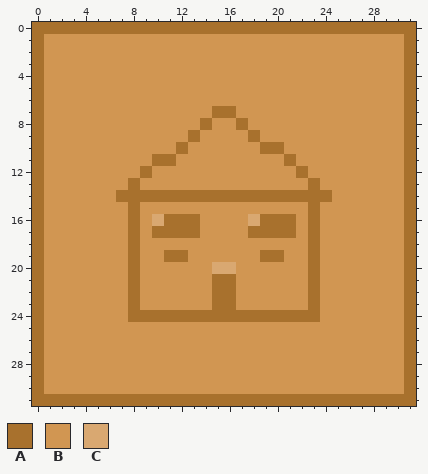
Two states of a pixel-art sprite, 1.png. That is the earlier state.
Colours within 5 levels of each other are drawn and written as one.
Palette (. is transparent): A #a8712d  B #d19652  C #d9a871
Pixels before, first column x 0:
 0 AAAAAAAAAAAAAAAAAAAAAAAAAAAAAAAA
 1 ABBBBBBBBBBBBBBBBBBBBBBBBBBBBBBA
 2 ABBBBBBBBBBBBBBBBBBBBBBBBBBBBBBA
 3 ABBBBBBBBBBBBBBBBBBBBBBBBBBBBBBA
 4 ABBBBBBBBBBBBBBBBBBBBBBBBBBBBBBA
 5 ABBBBBBBBBBBBBBBBBBBBBBBBBBBBBBA
 6 ABBBBBBBBBBBBBBBBBBBBBBBBBBBBBBA
 7 ABBBBBBBBBBBBBBAABBBBBBBBBBBBBBA
 8 ABBBBBBBBBBBBBABBABBBBBBBBBBBBBA
 9 ABBBBBBBBBBBBABBBBABBBBBBBBBBBBA
10 ABBBBBBBBBBBABBBBBBAABBBBBBBBBBA
11 ABBBBBBBBBAABBBBBBBBBABBBBBBBBBA
12 ABBBBBBBBABBBBBBBBBBBBABBBBBBBBA
13 ABBBBBBBABBBBBBBBBBBBBBABBBBBBBA
14 ABBBBBBAAAAAAAAAAAAAAAAAABBBBBBA
15 ABBBBBBBABBBBBBBBBBBBBBABBBBBBBA
16 ABBBBBBBABCAAABBBBCAAABABBBBBBBA
17 ABBBBBBBABAAAABBBBAAAABABBBBBBBA
18 ABBBBBBBABBBBBBBBBBBBBBABBBBBBBA
19 ABBBBBBBABBAABBBBBBAABBABBBBBBBA
20 ABBBBBBBABBBBBBCCBBBBBBABBBBBBBA
21 ABBBBBBBABBBBBBAABBBBBBABBBBBBBA
22 ABBBBBBBABBBBBBAABBBBBBABBBBBBBA
23 ABBBBBBBABBBBBBAABBBBBBABBBBBBBA
24 ABBBBBBBAAAAAAAAAAAAAAAABBBBBBBA
25 ABBBBBBBBBBBBBBBBBBBBBBBBBBBBBBA
26 ABBBBBBBBBBBBBBBBBBBBBBBBBBBBBBA
27 ABBBBBBBBBBBBBBBBBBBBBBBBBBBBBBA
28 ABBBBBBBBBBBBBBBBBBBBBBBBBBBBBBA
29 ABBBBBBBBBBBBBBBBBBBBBBBBBBBBBBA
30 ABBBBBBBBBBBBBBBBBBBBBBBBBBBBBBA
31 AAAAAAAAAAAAAAAAAAAAAAAAAAAAAAAA
New version:
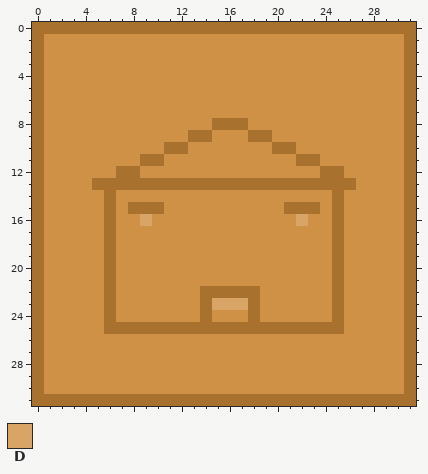
Colours new in this view: D #d9a566
Difference:
file 256x256 -> 320x320 pixels (blocks of 8x8 -> 10x10; one block is one cell here)
colour B: #d19652 -> #cf9146
y 7: x 15..16 AA -> BB
y 8: x 14..16 ABB -> BAA
y 9: x 14 B -> A; x 19 B -> A
y 10: x 11 B -> A; x 19 A -> B; x 21 B -> A
y 11: x 9 B -> A; x 11 A -> B; x 21..23 ABB -> BAA
y 12: x 7..9 BBA -> AAB; x 22 A -> B; x 24..25 BB -> AA
y 13: x 5..7 BBB -> AAA; x 9..22 BBBBBBBBBBBBBB -> AAAAAAAAAAAAAA; x 24..26 BBB -> AAA
y 14: x 6..25 BAAAAAAAAAAAAAAAAAAB -> ABBBBBBBBBBBBBBBBBBA
y 15: x 6 B -> A; x 9..10 BB -> AA; x 21..22 BB -> AA; x 25 B -> A
y 16: x 6 B -> A; x 8..13 ABCAAA -> BDBBBB; x 18..23 CAAABA -> BBBBDB; x 25 B -> A
y 17: x 6 B -> A; x 8 A -> B; x 10..13 AAAA -> BBBB; x 18..21 AAAA -> BBBB; x 23 A -> B; x 25 B -> A
y 18: x 6 B -> A; x 8 A -> B; x 23 A -> B; x 25 B -> A
y 19: x 6 B -> A; x 8 A -> B; x 11..12 AA -> BB; x 19..20 AA -> BB; x 23 A -> B; x 25 B -> A
y 20: x 6 B -> A; x 8 A -> B; x 15..16 CC -> BB; x 23 A -> B; x 25 B -> A
y 21: x 6 B -> A; x 8 A -> B; x 15..16 AA -> BB; x 23 A -> B; x 25 B -> A
y 22: x 6 B -> A; x 8 A -> B; x 14 B -> A; x 17..18 BB -> AA; x 23 A -> B; x 25 B -> A
y 23: x 6 B -> A; x 8 A -> B; x 14..18 BAABB -> ADDDA; x 23 A -> B; x 25 B -> A
y 24: x 6 B -> A; x 8..13 AAAAAA -> BBBBBB; x 15..17 AAA -> BBB; x 19..23 AAAAA -> BBBBB; x 25 B -> A
y 25: x 6..25 BBBBBBBBBBBBBBBBBBBB -> AAAAAAAAAAAAAAAAAAAA
